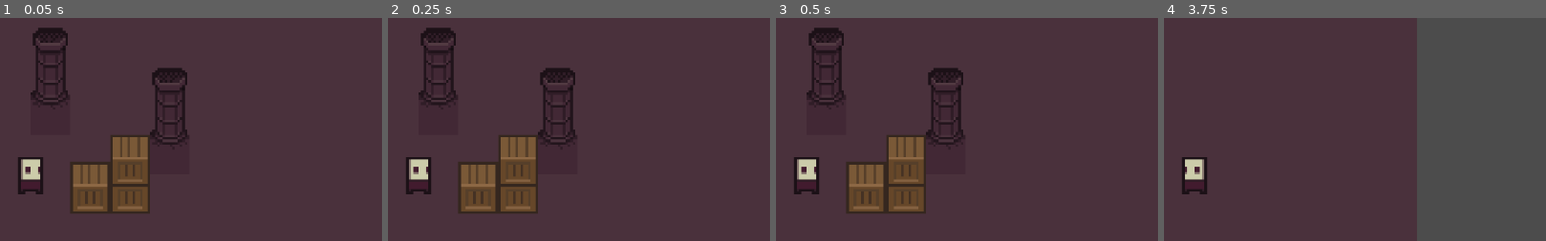
Above: before the commit, frames 1-4 (left to right).
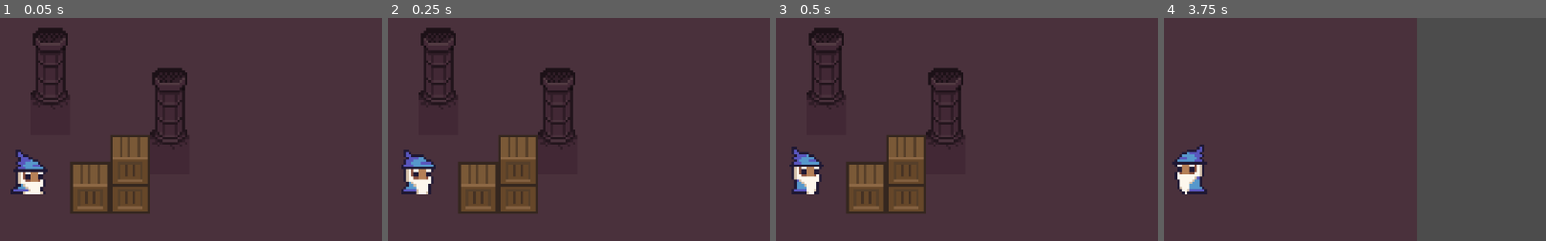
Above: after the commit, the same moments.

Repository: gotneb/cripta_dungeon
Game: Godot game, scene res://scenes/dungeon.tscn
Same seed, same stepped clock (60 frames per second), same inputs: the game is played once before the commit and once after it.
Inputs:
- Up to frame 1 (0.05 s): no input
- Up to frame 2 (0.25 s): no input
- Up to frame 3 (0.5 s): no input
- Up to frame 4 (3.75 s): hold Right (right) 0.53-1.28 s; hold Down (down) 1.28-2.03 s; hold Right (right) 2.03-2.78 s; hold Up (up) 2.78-3.53 s; hold Left (left) from 3.53 s (still down)
The pictures show only the part of the screen within x 46-96%, y 15-65%; the shares and areas given below are measured in that part.

The runs differ from the first frame. In frame 1, 1.4% of the frame differs, in the area x 2-13%, y 58-80%; in frame 2, 1.4%; in frame 3, 1.4%; in frame 4, 1.5%, in the area x 2-12%, y 56-80%.

Commit message:
Removido Player e add Mago
O sprite player nao possui animacao. Entao foi adicionado novos jogadores com animacao.

Tambem foi implementado moviemtnacao basica.

Diff:
--- a/src/project.godot
+++ b/src/project.godot
@@ -10,12 +10,12 @@
 
 _global_script_classes=[ {
 "base": "KinematicBody2D",
-"class": "Player",
+"class": "Wizzard",
 "language": "GDScript",
-"path": "res://scripts/player.gd"
+"path": "res://scripts/playable_characters/wizzard.gd"
 } ]
 _global_script_class_icons={
-"Player": ""
+"Wizzard": ""
 }
 
 [application]
--- a/src/scenes/dungeon.tscn
+++ b/src/scenes/dungeon.tscn
@@ -2,7 +2,7 @@
 
 [ext_resource path="res://assets/tileset.png" type="Texture" id=1]
 [ext_resource path="res://assets/walls.png" type="Texture" id=2]
-[ext_resource path="res://scenes/player.tscn" type="PackedScene" id=3]
+[ext_resource path="res://scenes/playable_characters/wizzard.tscn" type="PackedScene" id=3]
 
 [sub_resource type="TileSet" id=1]
 0/name = "tileset.png 0"
@@ -452,6 +452,4 @@
 format = 1
 tile_data = PoolIntArray( -65535, 1, 0, -65534, 0, 0, 720914, 1, 0, 720915, 0, 0 )
 
-[node name="Player" type="Node2D" parent="."]
-
-[node name="KinematicBody2D" parent="Player" instance=ExtResource( 3 )]
+[node name="Wizzard" parent="." instance=ExtResource( 3 )]
--- /dev/null
+++ b/src/scenes/playable_characters/wizzard.tscn
@@ -0,0 +1,51 @@
+[gd_scene load_steps=13 format=2]
+
+[ext_resource path="res://scripts/playable_characters/wizzard.gd" type="Script" id=1]
+[ext_resource path="res://assets/player/wizzard/male/idle/2.png" type="Texture" id=2]
+[ext_resource path="res://assets/player/wizzard/male/run/3.png" type="Texture" id=3]
+[ext_resource path="res://assets/player/wizzard/male/hit/0.png" type="Texture" id=4]
+[ext_resource path="res://assets/player/wizzard/male/idle/3.png" type="Texture" id=5]
+[ext_resource path="res://assets/player/wizzard/male/run/1.png" type="Texture" id=6]
+[ext_resource path="res://assets/player/wizzard/male/idle/0.png" type="Texture" id=7]
+[ext_resource path="res://assets/player/wizzard/male/run/2.png" type="Texture" id=8]
+[ext_resource path="res://assets/player/wizzard/male/idle/1.png" type="Texture" id=9]
+[ext_resource path="res://assets/player/wizzard/male/run/0.png" type="Texture" id=10]
+
+[sub_resource type="SpriteFrames" id=2]
+animations = [ {
+"frames": [ ExtResource( 4 ) ],
+"loop": true,
+"name": "hit",
+"speed": 5.0
+}, {
+"frames": [ ExtResource( 7 ), ExtResource( 9 ), ExtResource( 2 ), ExtResource( 5 ) ],
+"loop": true,
+"name": "idle",
+"speed": 5.0
+}, {
+"frames": [ ExtResource( 10 ), ExtResource( 6 ), ExtResource( 8 ), ExtResource( 3 ) ],
+"loop": true,
+"name": "run",
+"speed": 7.0
+} ]
+
+[sub_resource type="CapsuleShape2D" id=1]
+radius = 5.0
+height = 6.0
+
+[node name="Wizzard" type="KinematicBody2D"]
+script = ExtResource( 1 )
+
+[node name="AnimatedSprite" type="AnimatedSprite" parent="."]
+position = Vector2( -1, -6 )
+frames = SubResource( 2 )
+animation = "idle"
+frame = 2
+playing = true
+
+[node name="CollisionShape2D" type="CollisionShape2D" parent="."]
+shape = SubResource( 1 )
+
+[node name="Camera2D" type="Camera2D" parent="."]
+current = true
+zoom = Vector2( 0.3, 0.3 )
--- a/src/scenes/player.tscn
+++ /dev/null
@@ -1,21 +0,0 @@
-[gd_scene load_steps=4 format=2]
-
-[ext_resource path="res://assets/player/player.png" type="Texture" id=1]
-[ext_resource path="res://scripts/player.gd" type="Script" id=2]
-
-[sub_resource type="CapsuleShape2D" id=1]
-radius = 5.0
-height = 6.0
-
-[node name="Player" type="KinematicBody2D"]
-script = ExtResource( 2 )
-
-[node name="Sprite" type="Sprite" parent="."]
-texture = ExtResource( 1 )
-
-[node name="CollisionShape2D" type="CollisionShape2D" parent="."]
-shape = SubResource( 1 )
-
-[node name="Camera2D" type="Camera2D" parent="."]
-current = true
-zoom = Vector2( 0.3, 0.3 )
--- /dev/null
+++ b/src/scripts/playable_characters/wizzard.gd
@@ -0,0 +1,51 @@
+class_name Wizzard
+extends KinematicBody2D
+
+var speed := 40
+var _velocity := Vector2.ZERO
+var _flip_h := false
+
+func _ready():
+	$AnimatedSprite.play("idle")
+	$AnimatedSprite.flip_h = _flip_h
+
+
+# Called every frame. 'delta' is the elapsed time since the previous frame.
+func _process(delta):
+	_move(delta)
+
+
+func _move(delta: float) -> void:
+	_velocity = Vector2(
+		Input.get_action_strength("right") - Input.get_action_strength("left"),
+		Input.get_action_strength("down") - Input.get_action_strength("up")
+	)
+
+	_velocity = move_and_slide(_velocity * speed * delta * 100)
+
+	_play_animation()
+	$AnimatedSprite.flip_h = _need_flip()
+
+
+# Escolhe a animacao com base na velocidade
+func _play_animation() -> void:
+	var anim := ""
+	if _velocity.x == 0:
+		anim = "idle"
+	else:
+		anim = "run"
+
+	if $AnimatedSprite.animation != anim:
+		$AnimatedSprite.play(anim)
+
+
+# Verifica se "flipa" a direcao do mago
+func _need_flip() -> bool:
+	if _velocity.x < 0:
+		_flip_h = true
+		return true
+	elif _velocity.x > 0:
+		_flip_h = false
+		return false
+	else:
+		return _flip_h
--- a/src/scripts/player.gd
+++ /dev/null
@@ -1,26 +0,0 @@
-class_name Player
-extends KinematicBody2D
-
-var speed := 40
-var _velocity := Vector2.ZERO
-var _flip_h:= false
-
-
-# Called every frame. 'delta' is the elapsed time since the previous frame.
-func _process(delta):
-	_move(delta)
-
-
-func _move(delta: float) -> void:
-	_velocity = Vector2(
-		Input.get_action_strength("right") - Input.get_action_strength("left"),
-		Input.get_action_strength("down") - Input.get_action_strength("up")
-	)
-
-	_velocity = move_and_slide(_velocity * speed * delta * 100)
-
-	if _velocity.x == 0:
-		$Sprite.flip_h = _flip_h
-	else:
-		_flip_h = _velocity.x < 0
-		$Sprite.flip_h = _flip_h
